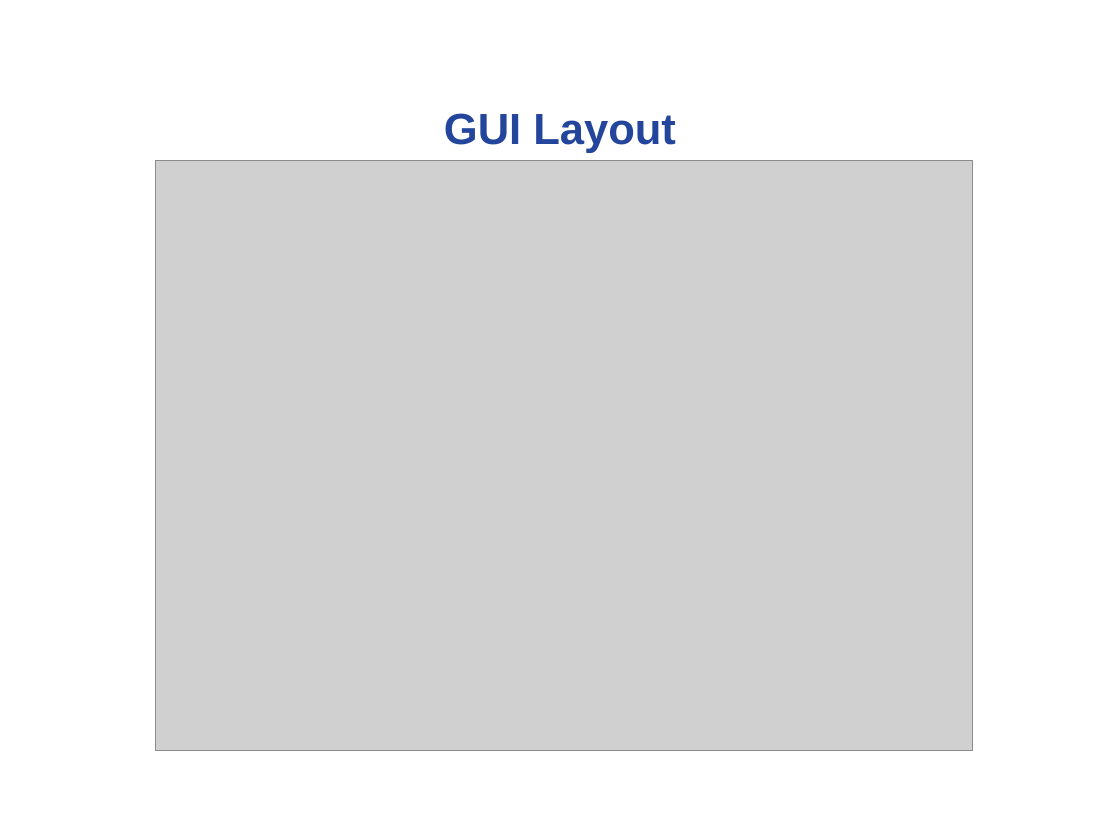
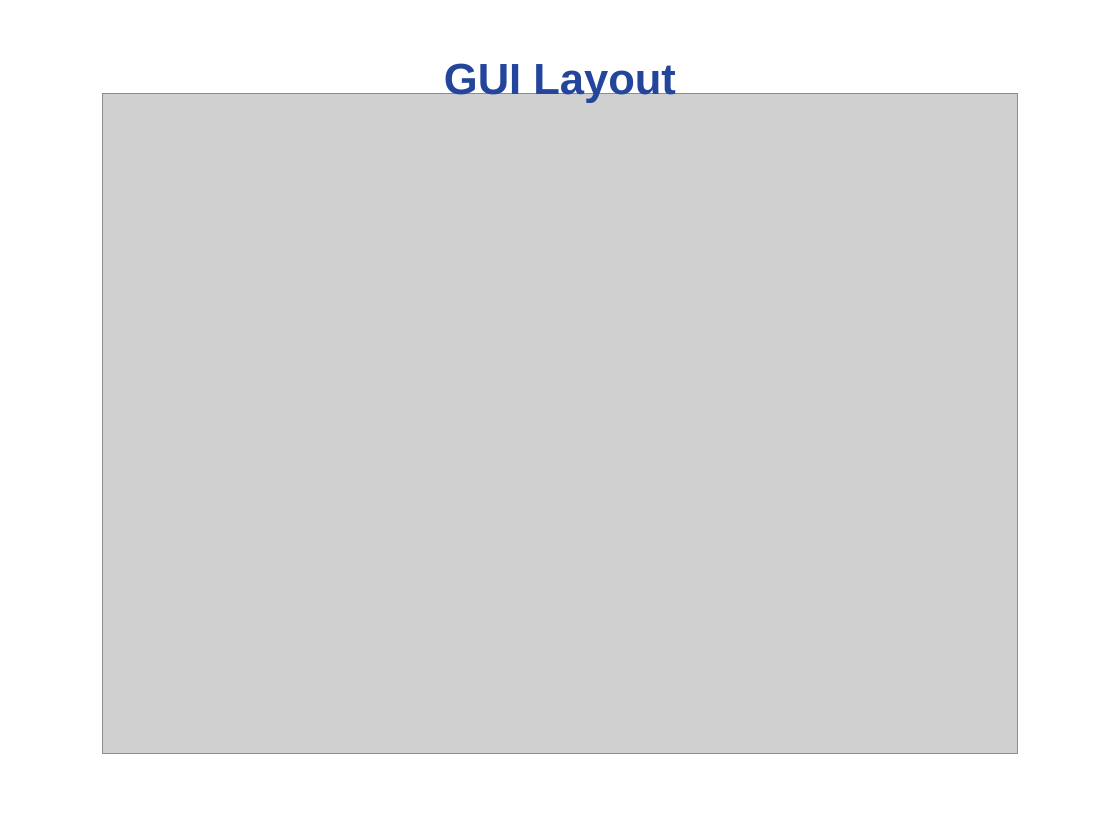
Before and after one commit to noahterickson/DigitalDash, a slide deck: slide 9 of Proposal/Project Proposal.ppt (slide 8 before the commit). Drawn at 1120x840 pixels with LibreOffice and Linux fonts; fonts in the diff are those of the drawing; grey boxes stand for pictures; background and template pictures are left out. Boxes give left, top, right and bottom in pixels: in the first picture for what was removed or moved away, otherwise in the second. Text is boxed around its words. In the diff, an @@ line names an element or a change of style, - is before the commit and + after.

```diff
--- a/Proposal/Project Proposal.ppt
+++ b/Proposal/Project Proposal.ppt
@@ text "GUI Layout" rewrapped from box(444, 113, 676, 153) to box(444, 59, 676, 103) @@
@@ picture: place and size @@
-picture at box(156, 160, 973, 750)
+picture at box(103, 93, 1018, 754)
```
Also in this commit, not shown: 10 other slides changed, 1 slide added.
